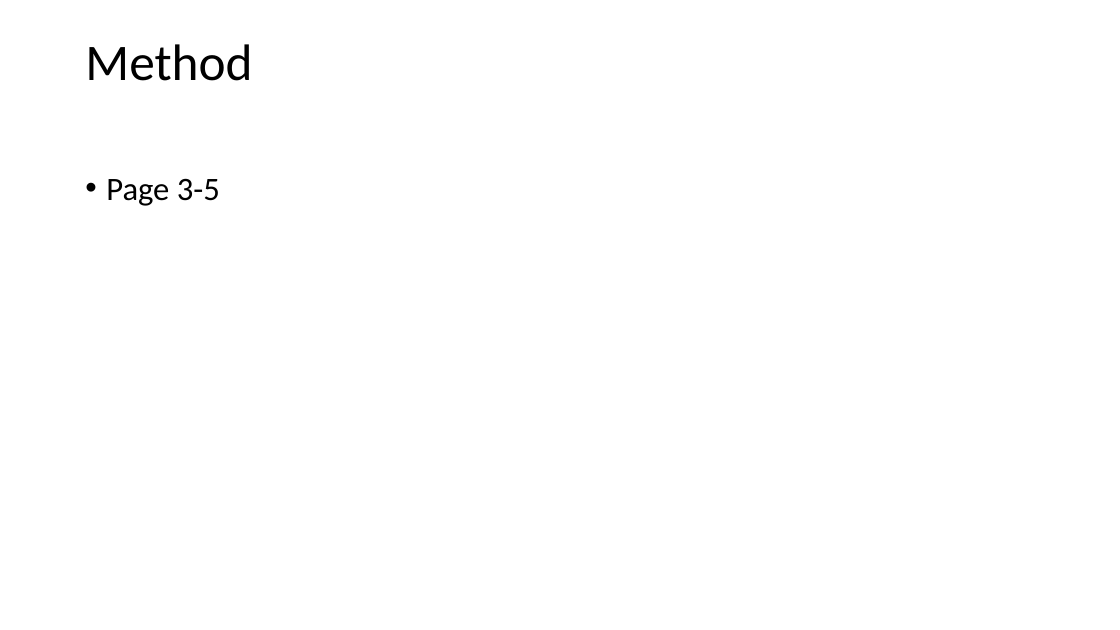
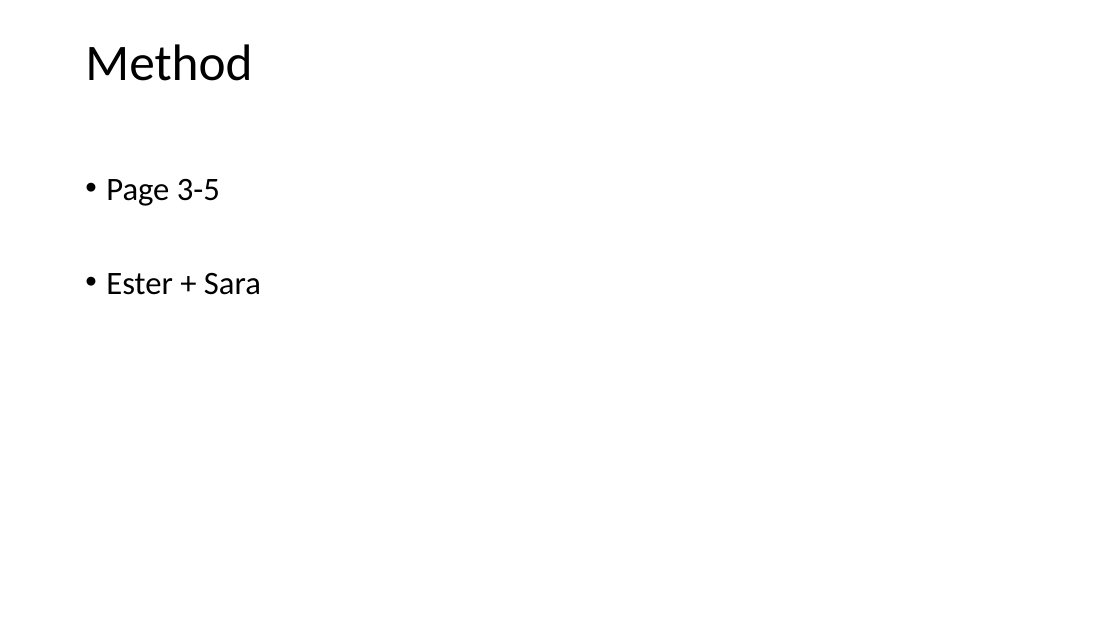
Before and after one commit to GitStephanFleig/SDS, a slide deck: slide 4 of Exam project_SDS.pptx. Drawn at 1120x630 pixels with LibreOffice and Linux fonts; fonts in the diff are those of the drawing. Boxes give left, top, right and bottom in pixels: in the first picture for what was removed or moved away, otherwise in the second. Text is boxed around its words. In the diff, an @@ line names an element or a change of style, - is before the commit and + after.

```diff
--- a/Exam project_SDS.pptx
+++ b/Exam project_SDS.pptx
@@ text at [106, 272, 261, 295]: paragraph added @@
+• Ester + Sara
```
Also in this commit, not shown: 3 other slides changed.
